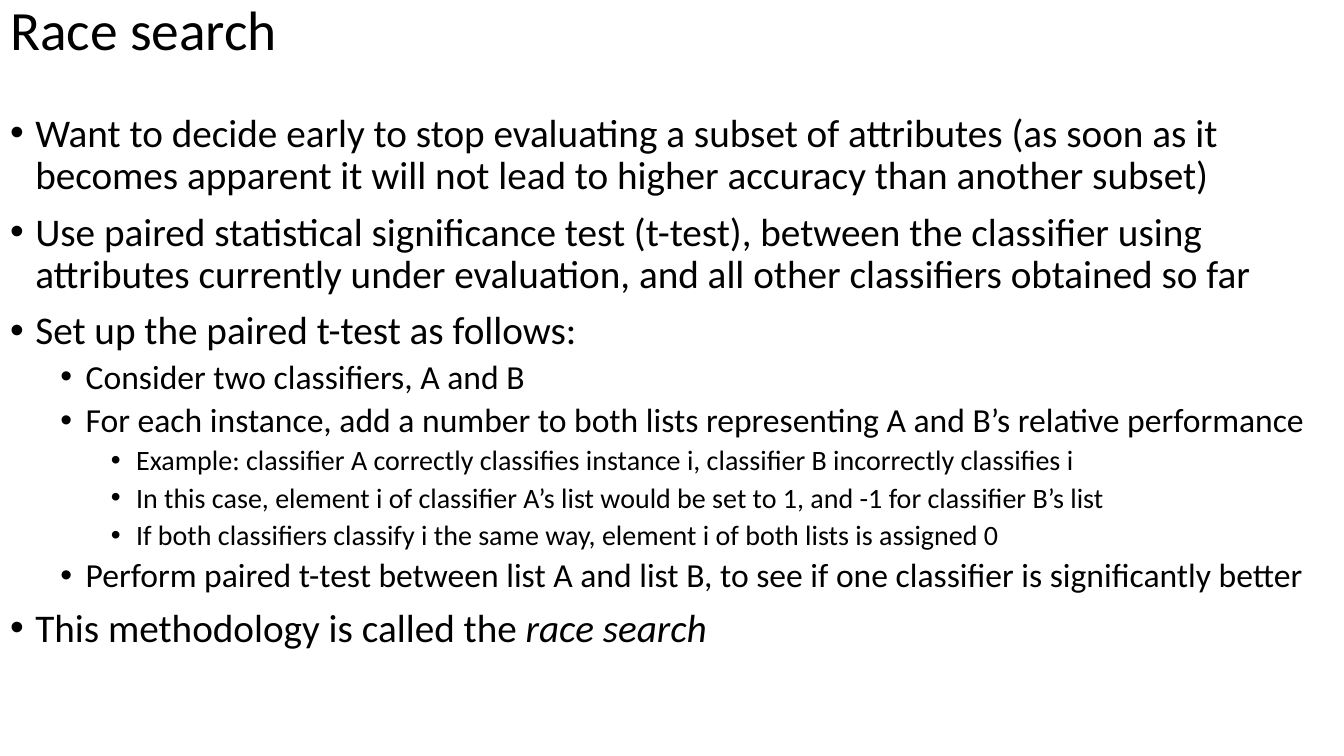
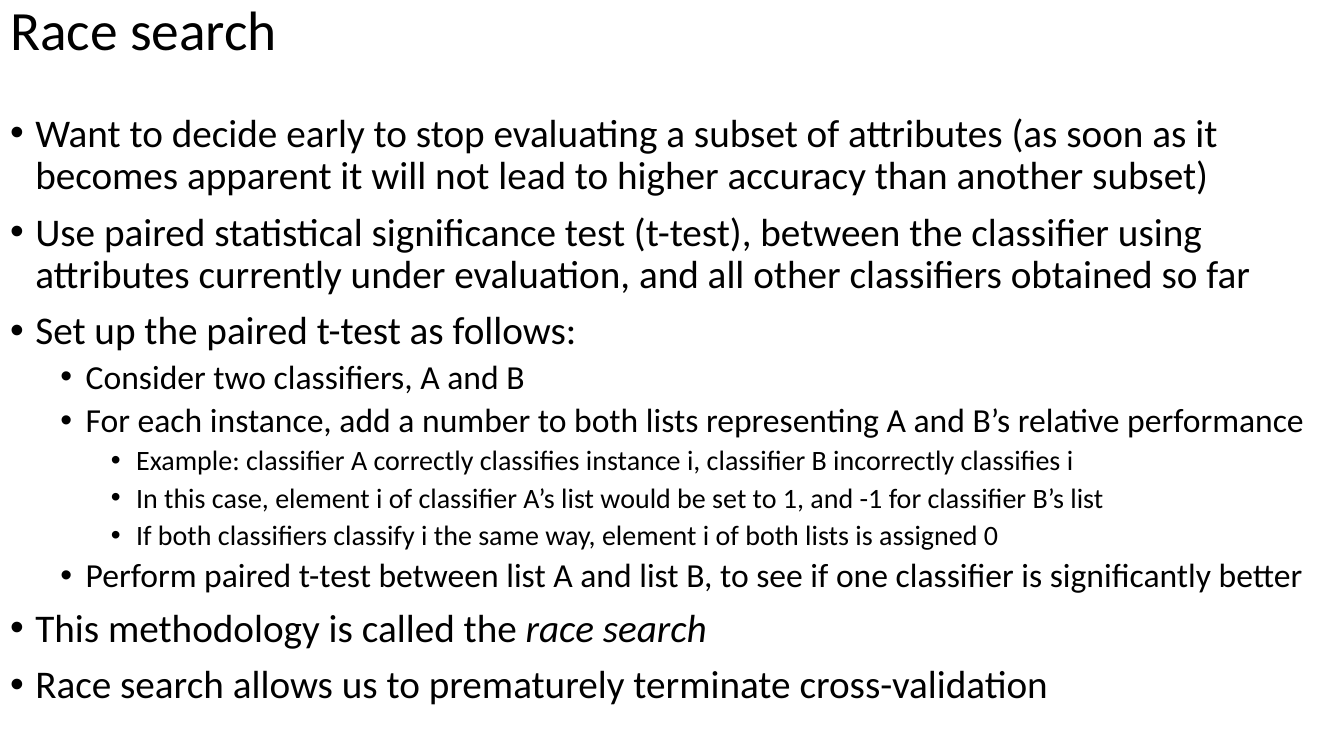
Before and after one commit to russellu/cs405, a slide deck: slide 15 of Lecture_14.pptx (slide 14 before the commit). Drawn at 1344x756 pixels with LibreOffice and Linux fonts; fonts in the diff are those of the drawing. Boxes give left, top, right and bottom in pixels: in the first picture for what was removed or moved away, otherwise in the second. Text is boxed around its words. In the diff, an @@ line names an element or a change of style, - is before the commit and + after.

```diff
--- a/Lecture_14.pptx
+++ b/Lecture_14.pptx
@@ text at [35,670,1048,705]: paragraph added @@
+• Race search allows us to prematurely terminate cross-validation
```
Also in this commit, not shown: 13 other slides changed, 2 slides added, 1 slide removed, 2 other files.
